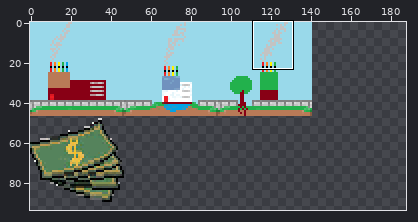
Sprite sheet -- spritesheet.png. Above: a wide view before the commit, with the close-up outlined.
Close-up. Earlier state:
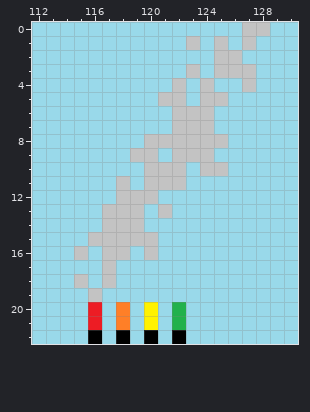
The file is 144x144 pixels. Colours within 5 levels of each other are drawn and written as one. Shown: x 112..130, y 0..22. The old version is drawn lined up with the new one, on the new canvas. The wide view leaves out empty margins. The commit also changed other parts of the picture, which this record leaves out.
And afterwards:
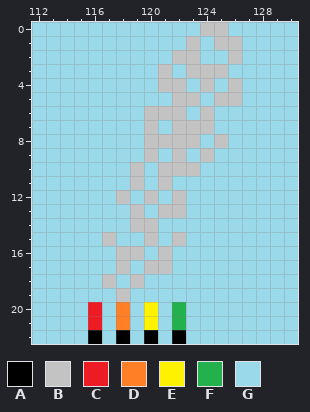
Palette (. is transparent): A #000000  B #c3c3c3  C #ed1c24  D #ff7f27  E #fff200  F #22b14c  G #99d9ea
The exact change:
canvas 144x144 -> 188x144
@@ x 112..130 @@
- 0 GGGGGGGGGGGGGGGBBGG
- 1 GGGGGGGGGGGBGBGBGGG
- 2 GGGGGGGGGGGGGBBGGGG
- 3 GGGGGGGGGGGBGBBBGGG
- 4 GGGGGGGGGGBGBGGBGGG
- 5 GGGGGGGGGBBGBBGGGGG
- 6 GGGGGGGGGGBBBGGGGGG
- 7 GGGGGGGGGGBBBGGGGGG
- 8 GGGGGGGGBBBBBBGGGGG
- 9 GGGGGGGBBGBBBGGGGGG
-10 GGGGGGGGBBBGBBGGGGG
-11 GGGGGGBGBBBGGGGGGGG
-12 GGGGGGBBBGGGGGGGGGG
-13 GGGGGBBBGBGGGGGGGGG
-14 GGGGGBBBGGGGGGGGGGG
-15 GGGGBBBBBGGGGGGGGGG
-16 GGGBGBBGBGGGGGGGGGG
-17 GGGGGBGGGGGGGGGGGGG
-18 GGGBGBGGGGGGGGGGGGG
-19 GGGGBGGGGGGGGGGGGGG
+ 0 GGGGGGGGGGGGBBGGGGG
+ 1 GGGGGGGGGGGBGBBGGGG
+ 2 GGGGGGGGGGBBGGBGGGG
+ 3 GGGGGGGGGBGBBBGGGGG
+ 4 GGGGGGGGGBBGBGBGGGG
+ 5 GGGGGGGGGGBBGBBGGGG
+ 6 GGGGGGGGBBBGBGGGGGG
+ 7 GGGGGGGGBGBBBGGGGGG
+ 8 GGGGGGGGBBBBGBGGGGG
+ 9 GGGGGGGGBGBGBGGGGGG
+10 GGGGGGGBGBBBGGGGGGG
+11 GGGGGGGBGBGGGGGGGGG
+12 GGGGGGBGBGBGGGGGGGG
+13 GGGGGGGBGBBGGGGGGGG
+14 GGGGGGGBBGGGGGGGGGG
+15 GGGGGBGGBGBGGGGGGGG
+16 GGGGGGBBGBGGGGGGGGG
+17 GGGGGGBGBBGGGGGGGGG
+18 GGGGGBGBGGGGGGGGGGG
+19 GGGGGGBGGGGGGGGGGGG
 20 GGGGCGDGEGFGGGGGGGG
Changed places in both close-ups, as pixel boxes (x1, y1, x2, y2):
changed: (74, 22, 270, 302)
